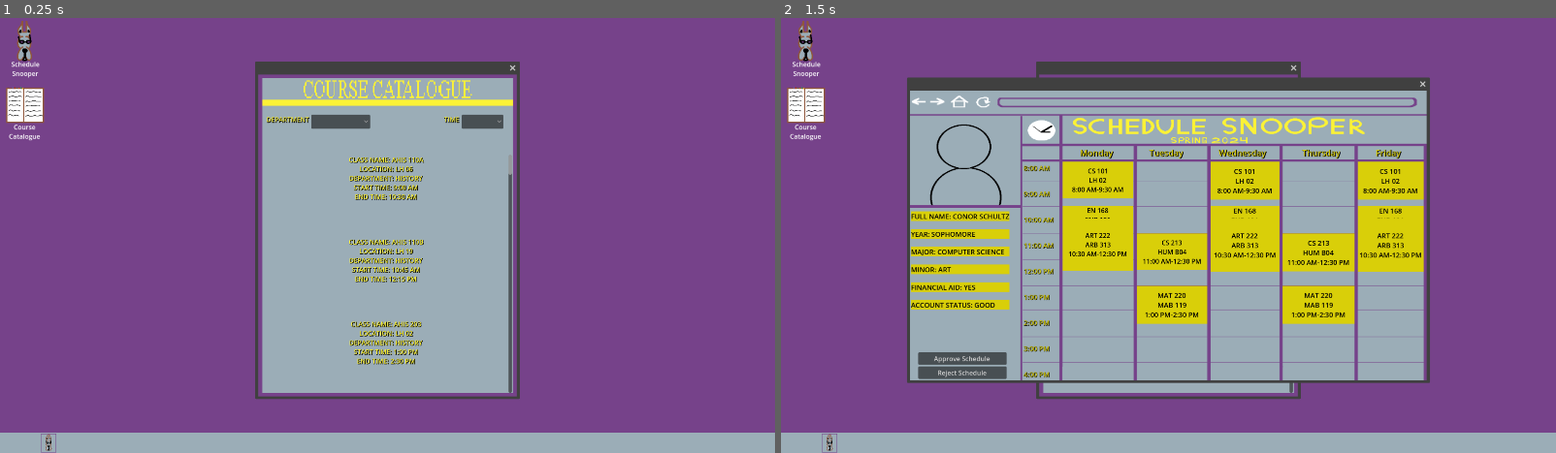
Above: before the commit, frames 1-2 (left to right).
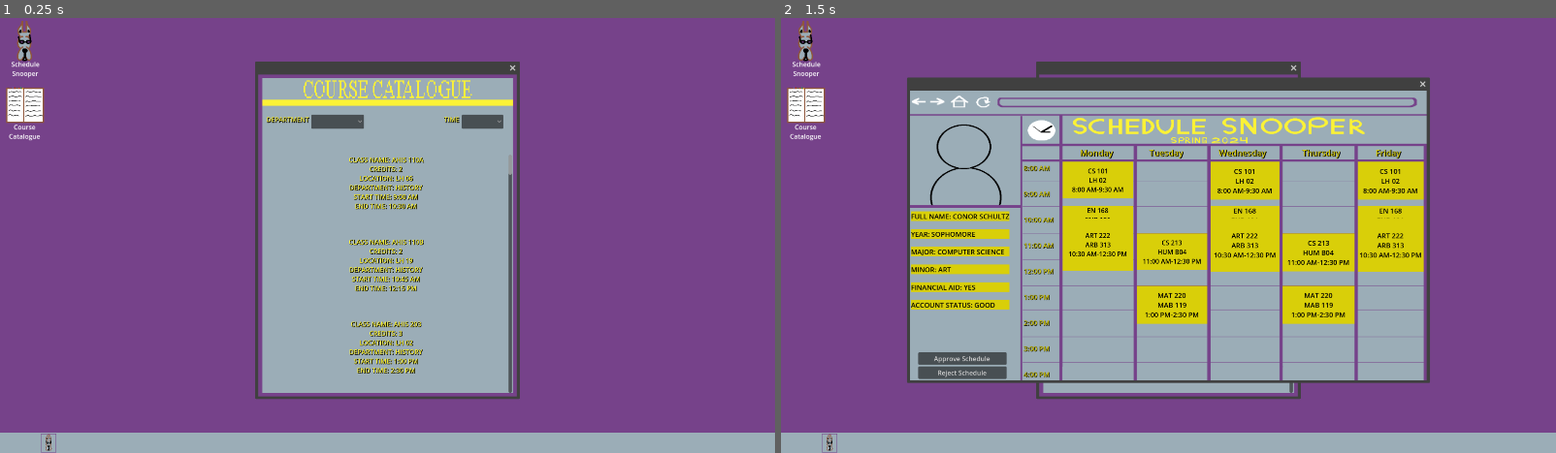
Above: after the commit, the same moments.

Repository: C3PJOE/Registrarent
Game: Godot game, scene res://Scenes/Main.tscn
The game is run twice, just before and just after one commit, with the same random seed, the same clock (stepped at 60 frames per second) and the same inputs.
Inputs (mouse positions are in pixels of both pictures, inside the frame that each line leads up to):
- Up to frame 1 (0.25 s): no input
- Up to frame 2 (1.5 s): click (827, 444) at 0.5 s; click "[center]Schedule Snooper[cent…" at 1.25 s

The runs differ from the first frame. In frame 1, 1.4% of the frame differs, in the area x 45-55%, y 22-82%; in frame 2, nothing differs.

Commit message:
implemented class department sort

Diff:
--- a/Scenes/CourseCatalogueWindow.gd
+++ b/Scenes/CourseCatalogueWindow.gd
@@ -2,8 +2,9 @@
 #containers
 @onready var class_catalogue_scroll_container = $ClassCatalogueScrollContainer
 @onready var class_catalogue_container = $ClassCatalogueScrollContainer/ClassCatalogueContainer
-#labels to hold class data
-@onready var class_1 = $ClassCatalogueScrollContainer/ClassCatalogueContainer/Class1
+#labels for the dropdown menus
+@onready var department_dropdown = $Dropdown1/DepartmentDropdown
+@onready var time_dropdown = $Dropdown2/TimeDropdown
 
 var file = "res://UniData/ClassData.json"
 var class_data
@@ -25,8 +26,9 @@
 
 #function to generate new labels
 func _label_maker(label_name:String,label_content:Dictionary)->RichTextLabel:
+	print(label_name," ",label_content.CLASSNAME)
 	#label text var will hold the contents of the label(i.e, the passed class information);will be appended to the label later
-	var label_text = "CLASS NAME: " + label_content.CLASSNAME + "\nLOCATION: " + label_content.CLASSLOCATION + "\nDEPARTMENT: " + label_content.CLASSDEPARTMENT + "\nSTART TIME: " + label_content.CLASSSTARTTIME + "\nEND TIME: " + label_content.CLASSENDTIME
+	var label_text = "CLASS NAME: " + label_content.CLASSNAME + "\nCREDITS: " + str(label_content.CREDITS) + "\nLOCATION: " + label_content.CLASSLOCATION + "\nDEPARTMENT: " + label_content.CLASSDEPARTMENT + "\nSTART TIME: " + label_content.CLASSSTARTTIME + "\nEND TIME: " + label_content.CLASSENDTIME
 	#creates a new rich text label
 	var new_label = RichTextLabel.new()
 	new_label.name = label_name
@@ -47,10 +49,70 @@
 #function to add the labels from label_maker to the catalogue container
 func _add_label_to_catalogue(label:RichTextLabel):
 	class_catalogue_container.add_child(label)
+
+func _remove_label_from_catalogue(label:RichTextLabel):
+	label.hide()
+	label.free()
+#function that makes an array containing the different departments
+func _dept_list_maker(catalogue:Array)->Array:
+	#var to track index of array
+	var n = 0
+	#array to hold departments
+	var department_list:Array = []
+	#iterates through every class in the course catalogue
+	for lesson in catalogue:
+		#if the department is already in the array, no need to add it again
+		if lesson.CLASSDEPARTMENT in department_list:
+			pass
+		#if the department is not already in the array, we add it and increment the array's index
+		elif lesson.CLASSDEPARTMENT not in department_list:
+			department_list.append(lesson.CLASSDEPARTMENT)
+			n+=1
+	return department_list
+
 #function to iterate through the catalogue and give each class a label
-func _catalogue_filler(catalogue:Array):
-	var n = 1
-	for lesson in catalogue:
-		var class_label_number = "Class" + str(n)
-		_add_label_to_catalogue(_label_maker(class_label_number,lesson))
-		n+=1
+func _catalogue_filler(catalogue:Array,optional_filter_type:String = "NO FILTER",optional_specific_filter:String =""):
+	var dept_list = _dept_list_maker(catalogue)
+	match optional_filter_type:
+		"NO FILTER":
+			var n = 1
+			for lesson in catalogue:
+				var class_label_number = "Class" + str(n)
+				_add_label_to_catalogue(_label_maker(class_label_number,lesson))
+				n+=1
+		"DEPARTMENT":
+			container_clearer()
+			#function calls itself with no specific filter, using _filter function as parameter.
+			#No matter the filter key, the final step of sorting will be to make labels and add them to the catalogue,
+			#so calling the function like this prevents redundant copy/pasting.
+			_catalogue_filler(_filter(catalogue,optional_specific_filter))
+
+func container_clearer():
+	#iterates through every child in class_catalogue_container
+	for  child in class_catalogue_container.get_children():
+		#removes the child from the catalogue container
+		class_catalogue_container.remove_child(child)
+		#frees the child from memory
+		child.queue_free()
+		#class_catalogue_container.remove_child(class_catalogue_container.get_child(n))
+
+func _filter(catalogue:Array,specific_filter:String)->Array:
+	var clone_catalogue = catalogue.duplicate()
+	var sorted_catalogue:Array = []
+	#iterates through every class in the originally passed catalogue
+	for cl in catalogue:
+		#if the current class' department matches the specific filter
+		if cl.CLASSDEPARTMENT == specific_filter:
+			#appens the class to the array of sorted classes
+			sorted_catalogue.append(cl)
+			#erases the class from the clone catalogue, so that there are no duplicates when we merge it with the sorted_catalogue
+			clone_catalogue.erase(cl)
+
+	#adds the rest of the classes to the back of the sorted array, thus giving us a sorted catalogue of classes
+	sorted_catalogue.append_array(clone_catalogue)
+	return sorted_catalogue
+
+
+func _on_department_dropdown_item_selected(index):
+	var filter_param = department_dropdown.get_item_text(index)
+	_catalogue_filler(class_data,"DEPARTMENT",filter_param)
--- a/Scenes/Main.tscn
+++ b/Scenes/Main.tscn
@@ -1067,7 +1067,7 @@
 popup/item_2/id = 2
 popup/item_3/text = "HUMANITIES"
 popup/item_3/id = 4
-popup/item_4/text = "MATHEMATICS"
+popup/item_4/text = "MATH"
 popup/item_4/id = 1
 
 [node name="Dropdown2" type="BoxContainer" parent="MainContainer/CourseCatalogueParentWindow/CourseCatalogueWindow"]
@@ -1170,22 +1170,6 @@
 layout_mode = 2
 size_flags_horizontal = 3
 
-[node name="Class1" type="RichTextLabel" parent="MainContainer/CourseCatalogueParentWindow/CourseCatalogueWindow/ClassCatalogueScrollContainer/ClassCatalogueContainer"]
-visible = false
-custom_minimum_size = Vector2(200, 200)
-layout_mode = 2
-theme_override_colors/default_color = Color(0.984314, 0.94902, 0.211765, 1)
-theme_override_colors/font_shadow_color = Color(0, 0, 0, 1)
-theme_override_constants/shadow_offset_y = 1
-theme_override_constants/shadow_outline_size = 2
-bbcode_enabled = true
-text = "[center]EN 168
-LOCATION: ENB 200
-DEPARTMENT: ENGLISH
-CLASS TIME: 10:00 AM - 12:00 PM[center]
-"
-fit_content = true
-
 [connection signal="esc_pressed" from="MainContainer" to="MainContainer" method="_on_esc_pressed"]
 [connection signal="pressed" from="MainContainer/Desktop/Taskbar/BrowserTaskbarButton" to="MainContainer" method="_on_browser_taskbar_button_pressed"]
 [connection signal="pressed" from="MainContainer/Desktop/BrowserDesktopShortcut" to="MainContainer" method="_on_browser_desktop_shortcut_pressed"]
@@ -1195,3 +1179,4 @@
 [connection signal="pressed" from="MainContainer/ScheduleBrowserParentWindow/ScheduleBrowserWindow/YesButton" to="MainContainer/ScheduleBrowserParentWindow/ScheduleBrowserWindow" method="_on_yes_button_pressed"]
 [connection signal="pressed" from="MainContainer/ScheduleBrowserParentWindow/ScheduleBrowserWindow/NoButton" to="MainContainer/ScheduleBrowserParentWindow/ScheduleBrowserWindow" method="_on_no_button_pressed"]
 [connection signal="close_requested" from="MainContainer/CourseCatalogueParentWindow" to="MainContainer/CourseCatalogueParentWindow" method="_on_close_requested"]
+[connection signal="item_selected" from="MainContainer/CourseCatalogueParentWindow/CourseCatalogueWindow/Dropdown1/DepartmentDropdown" to="MainContainer/CourseCatalogueParentWindow/CourseCatalogueWindow" method="_on_department_dropdown_item_selected"]
Not shown, removed: Scenes/Mai1B1C.tmp
Not shown, removed: Scenes/Mai5277.tmp
